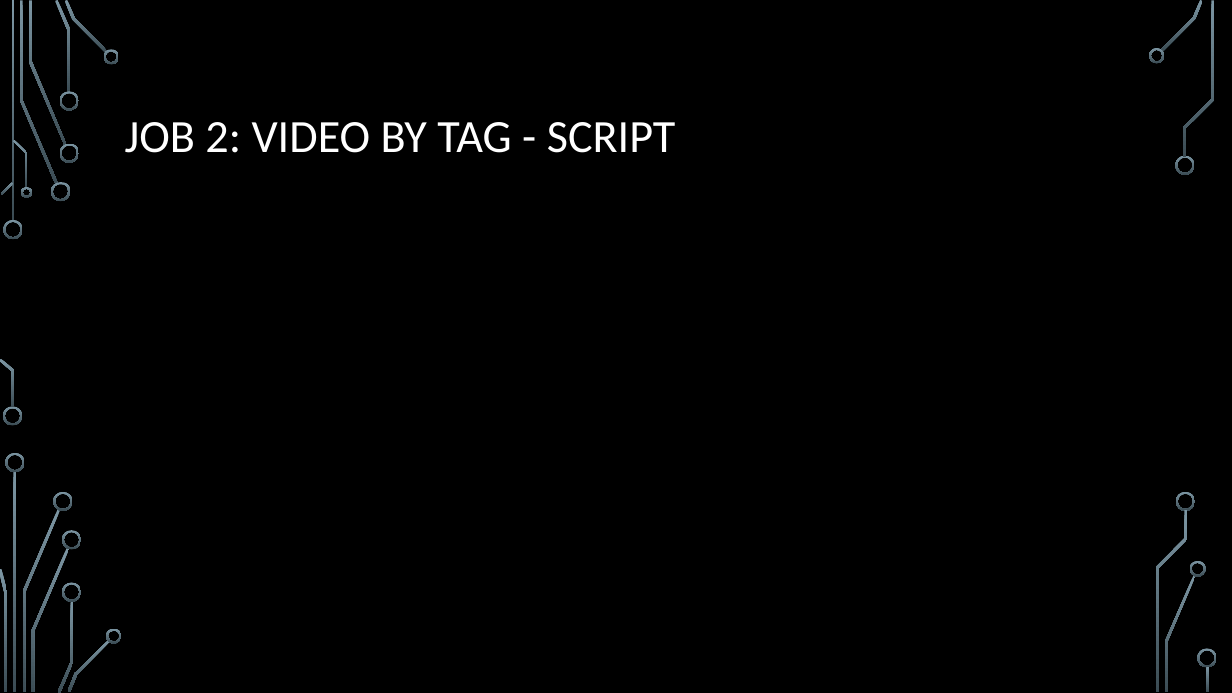
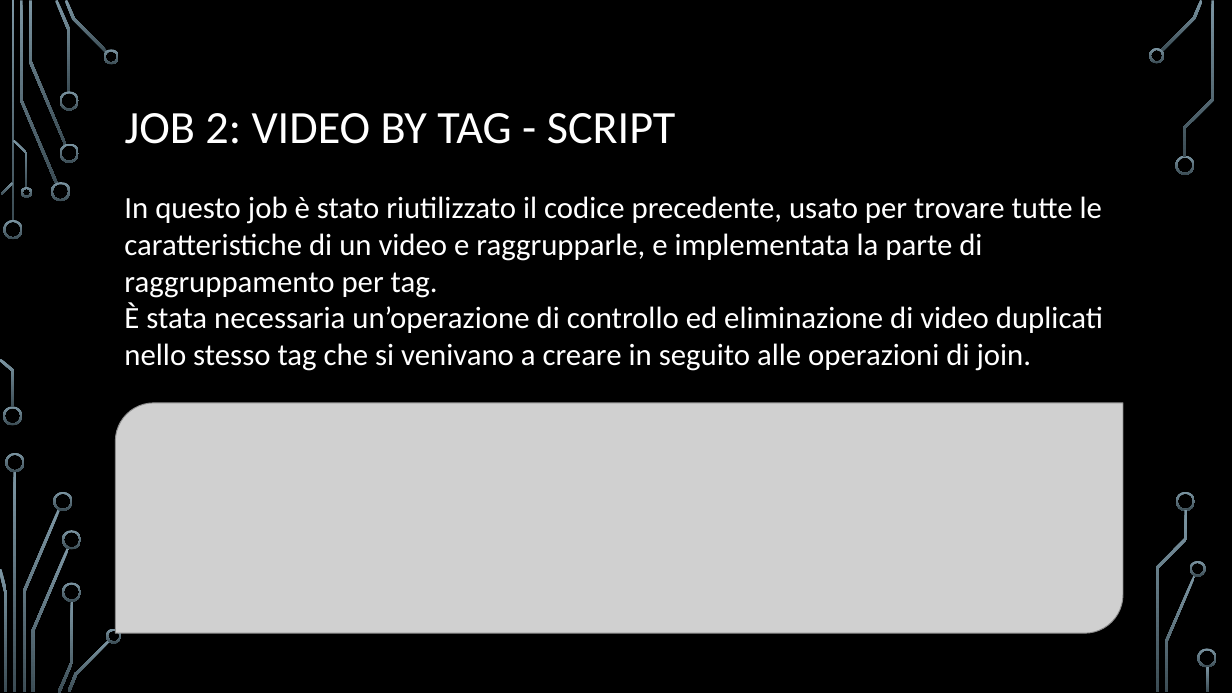
Before and after one commit to carraraFederico/TEDxLearn_ProgettoCloudMobile_2024, a slide deck: slide 6 of Presentazioni/TEDxLearn_part2.pptx. Drawn at 1232x693 pixels with LibreOffice and Linux fonts; fonts in the diff are those of the drawing; grey boxes stand for pictures; background and template pictures are left out. Boxes give left, top, right and bottom in pixels: in the first picture for what was removed or moved away, otherwise in the second. Text is boxed around its words. In the diff, an @@ line names an element or a change of style, - is before the commit and + after.

```diff
--- a/Presentazioni/TEDxLearn_part2.pptx
+++ b/Presentazioni/TEDxLearn_part2.pptx
@@ title "JOB 2: VIDEO BY TAG ...": place and size @@
-title "JOB 2: VIDEO BY TAG ..." at <box>125,122,676,153</box>
+title "JOB 2: VIDEO BY TAG ..." at <box>125,113,676,144</box>
@@ text added at <box>124,196,1103,371</box>, 24 pt, text #FFFFFF @@
+In questo job è stato riutilizzato il codice precedente, usato per trovare tutte le caratteristiche di un video e raggrupparle, e implementata la parte di raggruppamento per tag.
+È stata necessaria un’operazione di controllo ed eliminazione di video duplicati nello stesso tag che si venivano a creare in seguito alle operazioni di join.
@@ picture added at <box>116,403,1124,633</box> @@
```
Also in this commit, not shown: 7 other slides changed, 1 other file.
